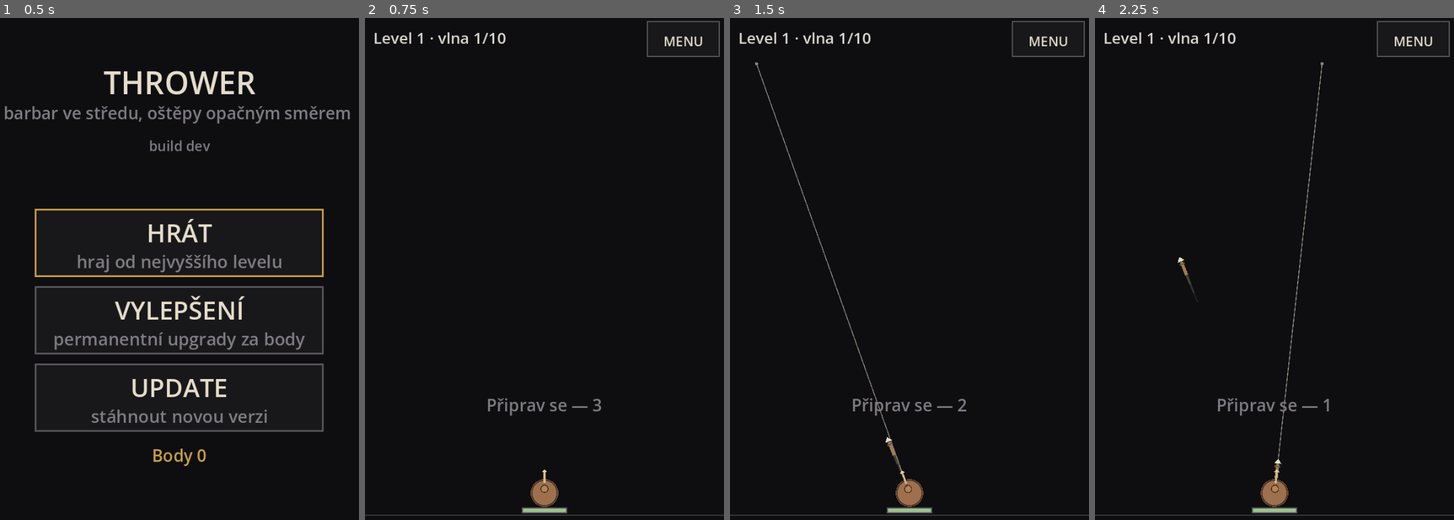
Above: before the commit, frames 1-4 (left to right).
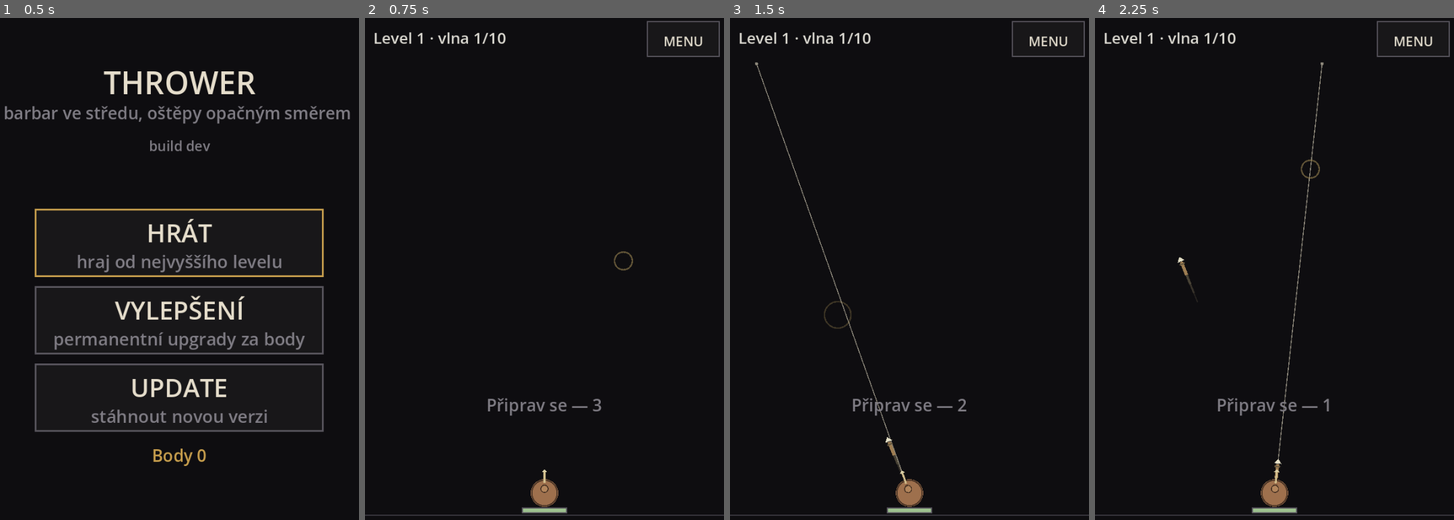
Above: after the commit, the same moments.

Repository: jankoznar94/dark-story
Game: Godot game, scene res://main.tscn
Two runs of this game, one before a commit and one after it. Both use one fixed random seed, a clock stepped at 60 frames per second and the inputs below.
Inputs (mouse positions are in pixels of both pictures, inside the frame that each line leads up to):
- Up to frame 1 (0.5 s): no input
- Up to frame 2 (0.75 s): tap Enter at 0.5 s; move the mouse to (623, 258) at 0.52 s; click (623, 258) at 0.67 s
- Up to frame 3 (1.5 s): drag from (837, 314) to (891, 394) at 1.27 s
- Up to frame 4 (2.25 s): move the mouse to (1310, 168) at 2.02 s; click (1310, 168) at 2.17 s

Frame 1 is identical in both runs. In frame 2, less than 0.1% of the frame differs, in the area x 69-75%, y 46-51%; in frame 3, less than 0.1%, in the area x 26-34%, y 56-62%; in frame 4, less than 0.1%.

Commit message:
Thrower: UI se skaluje s velikosti platna (na telefonu bylo vsechno 3x mensi), ozva klepnuti

Diff:
--- a/scripts/game_view.gd
+++ b/scripts/game_view.gd
@@ -38,6 +38,9 @@
 var _js_t: float = 0.0
 # Cas posledniho doteku (ms). Brani dvojimu zpracovani doteku jako mysi.
 var _touch_ms: int = -100000
+# OZVA klepnuti: kratky krouzek v miste doteku. Je to zaroven diagnostika -
+# kdyz klepnuti na tlacitko nezanecha krouzek, dotek se do hry vubec nedostal.
+var _tap_fx: Array = []
 # PORTRETY NEPRATEL: nactou se jednou pri startu. Kruhove PNG (pruhledne okoli)
 # pripravi tools/prepare_monsters.py z portretu Dungeon Recall.
 var _tex: Dictionary = {}
@@ -80,6 +83,10 @@
 		_js_t = 0.0
 		menu.pull_js_state()
 	# Hra je kreslena rucne, takze se musi kazdy snimek vyzadat prekresleni.
+	for i in range(_tap_fx.size() - 1, -1, -1):
+		_tap_fx[i]["t"] = float(_tap_fx[i]["t"]) + dt
+		if float(_tap_fx[i]["t"]) > 0.30:
+			_tap_fx.remove_at(i)
 	queue_redraw()
 
 
@@ -129,6 +136,7 @@
 
 
 func _press(pos: Vector2) -> void:
+	_tap_fx.append({"pos": pos, "t": 0.0})
 	if menu.is_menu():
 		# TOLERANCE PRO PRST: klepnuti nemusi padnout presne do obdelniku.
 		# U velkych tlacitek to nic nezkazi a na telefonu to zachrani minuti
@@ -190,6 +198,11 @@
 		_draw_upgrades()
 	else:
 		_draw_battle()
+	for fx in _tap_fx:
+		var k: float = clampf(float(fx["t"]) / 0.30, 0.0, 1.0)
+		var c: Vector2 = fx["pos"]
+		draw_arc(c, 10.0 * layout.ui_scale + 22.0 * layout.ui_scale * k, 0.0, TAU, 24,
+			Color(0.82, 0.70, 0.42, 0.55 * (1.0 - k)), maxf(1.5, 2.5 * layout.ui_scale))
 
 
 func _draw_menu() -> void:
--- a/scripts/screen_layout.gd
+++ b/scripts/screen_layout.gd
@@ -18,6 +18,11 @@
 var field_r: float = 0.0
 var font_px: int = 16
 var title_px: int = 30
+# MERITKO UI. Webove plátno se na telefonu vykresluje ve FYZICKYCH pixelech
+# (359 CSS px * DPR 3 = 1077 px), takze absolutni clamy v pixelech ("min 44",
+# "max 560") na telefonu zuzuji vsechno na tretinu. Proto se kazda absolutni
+# hodnota nasobi timhle meritkem: 600 px siroky displej = 1.0.
+var ui_scale: float = 1.0
 
 var hud_pause: Rect2 = Rect2()
 var hud_menu: Rect2 = Rect2()
@@ -49,14 +54,16 @@
 		hud_pause = Rect2()
 		hud_menu = Rect2()
 		return
-	bar_h = maxf(48.0, v.y * BAR_FRAC)
-	font_px = int(clampf(minf(v.x, v.y) * 0.048, 14.0, 34.0))
-	title_px = int(clampf(minf(v.x, v.y) * 0.088, 24.0, 56.0))
+	ui_scale = maxf(0.45, minf(v.x, v.y) / 600.0)
+	var u: float = ui_scale
+	bar_h = maxf(48.0 * u, v.y * BAR_FRAC)
+	font_px = int(clampf(minf(v.x, v.y) * 0.048, 14.0 * u, 34.0 * u))
+	title_px = int(clampf(minf(v.x, v.y) * 0.088, 24.0 * u, 56.0 * u))
 	# BOJOVNIK STOJI NA SPODKU (Jan, Oct 2026: "bude bojovník stát na spodku
 	# obrazovky a bude koukat jen jedním směrem. Dopředu."). Hra je zase na
 	# vysku. Plocha nad nim je cela herni prostor - ne kruh, ne stred.
 	arena = Rect2(0.0, bar_h, v.x, maxf(1.0, v.y - bar_h))
-	var margin: float = maxf(64.0, v.y * 0.12)
+	var margin: float = maxf(64.0 * u, v.y * 0.12)
 	center = Vector2(v.x * 0.5, v.y - margin)
 	# POLOMER uz neni draha obehu, jen meritko velikosti (bojovnik, nepratele,
 	# ostepy) a dosah odrazu. Odecita se od sirky displeje.
@@ -69,24 +76,24 @@
 
 
 func _hud() -> void:
-	var h: float = maxf(32.0, bar_h - 12.0)
-	var w: float = maxf(64.0, minf(120.0, view.x * 0.22))
+	var h: float = maxf(32.0 * ui_scale, bar_h - 12.0 * ui_scale)
+	var w: float = maxf(64.0 * ui_scale, minf(120.0 * ui_scale, view.x * 0.22))
 	var top: float = (bar_h - h) * 0.5
 	hud_menu = Rect2(view.x - w - 8.0, top, w, h)
 	hud_pause = Rect2(hud_menu.position.x - w - 6.0, top, w, h)
 
 
 func btn_size() -> float:
-	return minf(BTN_MAX, maxf(BTN_MIN, view.y * 0.084))
+	return minf(BTN_MAX * ui_scale, maxf(BTN_MIN * ui_scale, view.y * 0.084))
 
 
 func layout_menu() -> void:
 	menu_rects = []
 	if view.x < 1.0 or view.y < 1.0:
 		return
-	var w: float = clampf(view.x * 0.80, 240.0, 560.0)
+	var w: float = clampf(view.x * 0.80, 240.0 * ui_scale, 560.0 * ui_scale)
 	var h: float = btn_size() * 1.5
-	var gap: float = maxf(10.0, view.y * 0.02)
+	var gap: float = maxf(10.0 * ui_scale, view.y * 0.02)
 	var n: int = Menu.ITEMS.size()
 	var total: float = h * float(n) + gap * float(n - 1)
 	# BLOK TLACITEK POD NADPISEM A CELY V DISPLEJI: na 390 px vysky se tri
@@ -106,11 +113,11 @@
 	upg_back = Rect2()
 	if view.x < 1.0 or view.y < 1.0:
 		return
-	var w: float = clampf(view.x * 0.86, 260.0, 620.0)
+	var w: float = clampf(view.x * 0.86, 260.0 * ui_scale, 620.0 * ui_scale)
 	var h: float = btn_size()
-	var gap: float = maxf(8.0, view.y * 0.012)
+	var gap: float = maxf(8.0 * ui_scale, view.y * 0.012)
 	var top: float = maxf(view.y * 0.14, float(title_px) * 2.45)
-	var bottom: float = view.y - h - maxf(18.0, view.y * 0.04)
+	var bottom: float = view.y - h - maxf(18.0 * ui_scale, view.y * 0.04)
 	var n: int = Upgrades.STATS.size()
 	# NA SIROKEM DISPLEJI DVA SLOUPCE. Sedm radku po 44 px se na 360 px vysky
 	# nevejde; zmensovat je pod dotykovou velikost by znamenalo, ze se upgrade
@@ -128,7 +135,7 @@
 		var col: int = i / rows
 		var row: int = i % rows
 		upg_rows.append(Rect2(x + (cw + gap) * float(col), top + (rh + gap) * float(row), cw, rh))
-	upg_back = Rect2(x, view.y - h - maxf(18.0, view.y * 0.04), w, h)
+	upg_back = Rect2(x, view.y - h - maxf(18.0 * ui_scale, view.y * 0.04), w, h)
 	upg_title_y = top - float(title_px) * 2.2
 	upg_note_y = top - float(font_px) * 1.55
 
@@ -139,8 +146,8 @@
 		dlg_a = Rect2()
 		dlg_b = Rect2()
 		return
-	var bw: float = minf(520.0, view.x * 0.9)
-	var bh: float = maxf(150.0, view.y * 0.26)
+	var bw: float = minf(520.0 * ui_scale, view.x * 0.9)
+	var bh: float = maxf(150.0 * ui_scale, view.y * 0.26)
 	dlg_box = Rect2((view.x - bw) * 0.5, (view.y - bh) * 0.5, bw, bh)
 	var pad: float = maxf(10.0, bw * 0.03)
 	var btn_h: float = btn_size()
--- a/tools/check_tap.gd
+++ b/tools/check_tap.gd
@@ -16,7 +16,7 @@
 		root.add_child(view)
 		return false
 	if frame == 2:
-		view.layout.update(Vector2(390.0, 844.0))
+		view.layout.update(Vector2(1077.0, 2375.0))
 		view._apply_field()
 		view.menu.open_menu()
 		print("rects=", view.layout.menu_rects.size())
--- a/tools/test_layout.gd
+++ b/tools/test_layout.gd
@@ -58,23 +58,23 @@
 	_check(l.menu_note_y + float(l.font_px) * 1.6 <= v.y, "%s: hlaska pod menu je mimo displej" % tag)
 	for r in l.menu_rects:
 		var rr: Rect2 = r
-		_check(rr.size.y >= 44.0, "%s: tlacitko menu je nizsi nez 44 px" % tag)
+		_check(rr.size.y >= 44.0 * l.ui_scale - 0.5, "%s: tlacitko menu je nizsi nez 44 px" % tag)
 		_check(rr.position.x >= -0.5 and rr.end.x <= v.x + 0.5
 			and rr.position.y >= -0.5 and rr.end.y <= v.y + 0.5, "%s: tlacitko menu je mimo displej" % tag)
 	# 3) UPGRADY: kazdy radek je dotykovy a v displeji.
 	_check(l.upg_rows.size() == Upgrades.STATS.size(), "%s: chybi radky upgradu" % tag)
 	for r in l.upg_rows:
 		var rr: Rect2 = r
-		_check(rr.size.y >= 44.0, "%s: radek upgradu je nizsi nez 44 px (%.0f)" % [tag, rr.size.y])
+		_check(rr.size.y >= 44.0 * l.ui_scale - 0.5, "%s: radek upgradu je nizsi nez 44 px (%.0f)" % [tag, rr.size.y])
 		_check(rr.position.x >= -0.5 and rr.end.x <= v.x + 0.5
 			and rr.position.y >= -0.5 and rr.end.y <= v.y + 0.5, "%s: radek upgradu je mimo displej" % tag)
-	_check(l.upg_back.size.y >= 44.0, "%s: ZPET je nizsi nez 44 px" % tag)
+	_check(l.upg_back.size.y >= 44.0 * l.ui_scale - 0.5, "%s: ZPET je nizsi nez 44 px" % tag)
 	_check(l.upg_back.end.y <= v.y + 0.5, "%s: ZPET je mimo displej" % tag)
 	_check(l.upg_title_y >= 0.0, "%s: nadpis upgradu je nad displejem" % tag)
 	_check(l.upg_note_y + float(l.font_px) * 1.2 <= l.upg_panel.position.y + 0.5,
 		"%s: pocet bodu se prekryva s radky" % tag)
 	# 4) HORNI PRUH: tlacitka se vejdou a neprekryvaji se.
-	_check(l.hud_menu.size.y >= 30.0, "%s: tlacitko MENU je moc male" % tag)
+	_check(l.hud_menu.size.y >= 30.0 * l.ui_scale - 0.5, "%s: tlacitko MENU je moc male" % tag)
 	_check(l.hud_pause.end.x <= l.hud_menu.position.x, "%s: tlacitka v pruhu se prekryvaji" % tag)
 	_check(l.hud_menu.end.x <= v.x + 0.5, "%s: MENU je mimo displej" % tag)
 	# 5) HRATELNOST: neprítel z horniho okraje stihne dojit k bojovnikovi za
